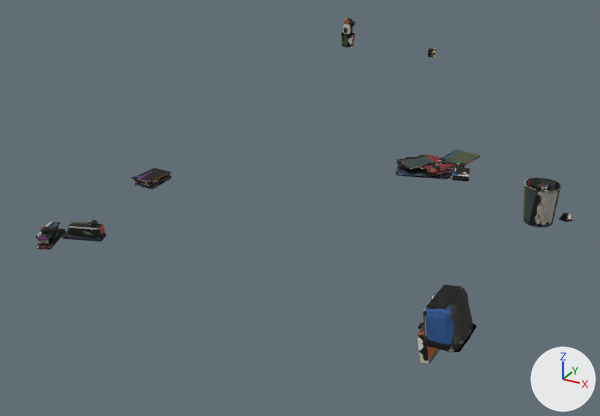
An edit to the glTF model v3/assets/apartment/bedroom/sz_kram.glb, drawn before and after from the same camera.
Both versions are drawn from a camera (50 mm lens) standing at (2.98, -4.2, 2.43) and looking at (0.68, -0.02, 0.34). The axes (+X, +Y, +Z) are drawn at lower right. The lights are the same throughout. The older version comes first. Vertices at exactly the same position are counted once.

Before the edit, the objects in view are built like this:
```python
me_cube = bpy.data.meshes.new('Cube')
me_cube.from_pydata(...)  # 5204 vertices, 10128 faces; spans x -0.19..2.98, y -0.32..2.61, z -0.01..1.11
me_cube.materials.append(mat_sz_kram_m)  # picture img_sz_kram_tex
ob_sz_kram = bpy.data.objects.new('sz_kram', me_cube)
ob_sz_kram.location = (-0.88, -0.62, 0.015)
```
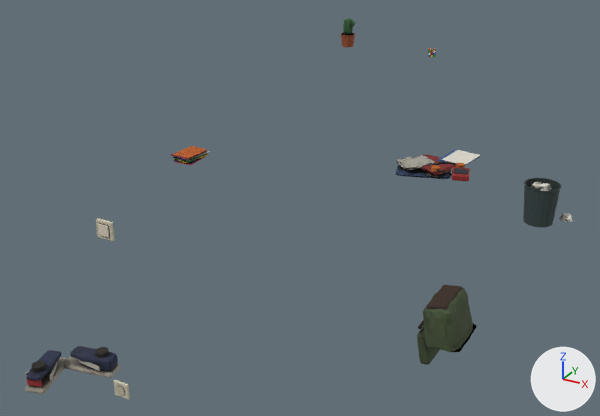
Where the newer file only moved an object's origin or applied its transform, the numbers keep the older frame.

The change, as a diff of the scene's bpy script:
```diff
--- a/v3/assets/apartment/bedroom/sz_kram.glb.py
+++ b/v3/assets/apartment/bedroom/sz_kram.glb.py
@@ me_cube @@
-me_cube.from_pydata(...)  # 5204 vertices, 10128 faces; spans x -0.19..2.98, y -0.32..2.61, z -0.01..1.11
+me_cube.from_pydata(...)  # 5408 vertices, 10520 faces; spans x -0.24..2.98, y -1.39..2.61, z -0.01..1.11
+# me_cube part 1: the loose piece of 56 vertices spanning x 0.02..0.3, y 0.05..0.23, z -0.01..0.01 is turned -91.7 degrees about the z axis through its middle, then moved by (0.94, -1.3, 0.0)
+# me_cube part 2: the loose piece of 386 vertices spanning x -0.07..0.08, y -0.14..0.1, z 0.05..0.08 is multiplied about its middle by the matrix ((0.994, 0.1, -0.003), (-0.1, 0.994, 0.01), (0.004, -0.01, 0.999)), then moved by (1.1, -1.16, 0.0)
+# me_cube part 3: the loose piece of 28 vertices spanning x 0.0..0.06, y -0.1..-0.03, z 0.09..0.11 is moved by (1.09, -1.16, 0.0)
+# me_cube part 4: the loose piece of 8 vertices spanning x 0.01..0.1, y -0.06..0.06, z 0.03..0.06 is moved by (1.1, -1.17, 0.0)
+# me_cube part 5: the loose piece of 8 vertices spanning x 0.01..0.08, y -0.13..-0.1, z 0.02..0.06 is moved by (1.09, -1.16, 0.0)
+# me_cube part 6: the loose piece of 56 vertices spanning x -0.1..0.1, y -0.14..0.14, z -0.01..0.01 is turned 77.3 degrees about the z axis through its middle, then moved by (1.24, -1.0, 0.0)
+# me_cube part 7: the loose piece of 28 vertices spanning x 0.2..0.26, y 0.13..0.19, z 0.09..0.11 is moved by (1.08, -1.15, 0.0)
+# me_cube part 8: the loose piece of 8 vertices spanning x 0.12..0.26, y 0.09..0.11, z 0.03..0.06 is scaled about its middle by (1, -0.466, 1), then moved by (1.07, -1.14, 0.0)
+# me_cube part 9: the loose piece of 56 vertices spanning x 2.54..2.66, y 0.43..0.57, z 0.76..0.8 is copied, and the copy is multiplied about its middle by the matrix ((0.866, 0.268, 0.0), (-0.018, 0.058, 0.0), (0.0, 0.0, 2.924)), then moved by (-0.82, -1.88, 0.26); it spans x 1.74..1.82, y -1.38..-1.37, z 0.99..1.07
+# me_cube part 10: the loose piece of 56 vertices spanning x 1.63..1.69, y 2.51..2.57, z 0.89..0.94 is copied, and the copy is scaled about its middle by (0.856, 0.0552, 0.911), then moved by (0.12, -3.92, 0.12); it spans x 1.75..1.8, y -1.39..-1.38, z 1.01..1.06
+# me_cube part 11: the loose piece of 56 vertices spanning x 2.54..2.66, y 0.43..0.57, z 0.76..0.8 is copied, and the copy is multiplied about its middle by the matrix ((0.809, 0.25, 0.0), (-0.018, 0.058, 0.0), (0.0, 0.0, 2.731)), then moved by (-0.82, -1.88, -0.49); it spans x 1.74..1.82, y -1.38..-1.37, z 0.25..0.32
+# me_cube part 12: a new loose piece, an 18-sided cylinder along y spanning x 1.7583..1.8017, y -1.385..-1.381, z 0.263..0.307, in mat_sz_kram_m (picture img_sz_kram_tex)
+# me_cube part 13: a new loose piece of 386 vertices spanning x 1.14..1.38, y -1.05..-0.94, z 0.01..0.09, in mat_sz_kram_m (picture img_sz_kram_tex)
+# me_cube part 14: the loose piece of 386 vertices spanning x 0.06..0.3, y 0.08..0.22, z 0.0..0.09 is deleted
+# me_cube part 15: 56 vertices moved from x -0.19..0.04, y 1.02..1.32, z -0.01..0.04 to x -0.24..-0.01, y 1.59..1.89, z -0.01..0.04
+# me_cube part 16: 7411 kept faces spanning x -0.24..2.98, y -0.32..2.61, z -0.01..1.11 get new texture (UV) coordinates
+# other edits to the shape of me_cube do not show in these pictures
 me_cube.materials.append(mat_sz_kram_m)
```

Location of each change, [x1, y1, x2, y2] in pixels of the pictures (600 x 416 px; the box of a moved part takes in the faces that stretch with it):
'sz_kram', reshaped (10% taller): before [36, 18, 573, 365]; after [25, 18, 573, 400]
part 1 of me_cube, moved or reshaped: before [62, 230, 106, 242]; after [26, 357, 68, 394]
part 2 of me_cube, moved or reshaped: before [37, 222, 61, 240]; after [26, 350, 61, 381]
part 3 of me_cube, moved or reshaped: before [40, 227, 51, 233]; after [32, 361, 46, 372]
part 4 of me_cube, moved or reshaped: before [54, 229, 58, 240]; after [50, 362, 58, 381]
part 5 of me_cube, moved or reshaped: before [37, 238, 49, 244]; after [27, 379, 42, 387]
part 6 of me_cube, moved or reshaped: before [37, 229, 66, 250]; after [64, 357, 120, 378]
part 7 of me_cube, moved or reshaped: before [88, 220, 98, 227]; after [95, 347, 109, 358]
part 8 of me_cube, moved or reshaped: before [80, 231, 93, 236]; after [79, 360, 100, 371]
part 9 of me_cube, added: after [96, 218, 115, 241]
part 10 of me_cube, added: after [98, 224, 110, 238]
part 11 of me_cube, added: after [114, 380, 130, 400]
part 12 of me_cube, added: after [116, 386, 125, 395]
part 13 of me_cube, added (blue): after [70, 346, 118, 371]
part 14 of me_cube, deleted: before [68, 222, 105, 237]
part 15 of me_cube, moved or reshaped: before [131, 168, 173, 189]; after [171, 146, 209, 165]
part 16 of me_cube, surface changed: before [131, 18, 573, 365]; after [171, 18, 573, 365]
